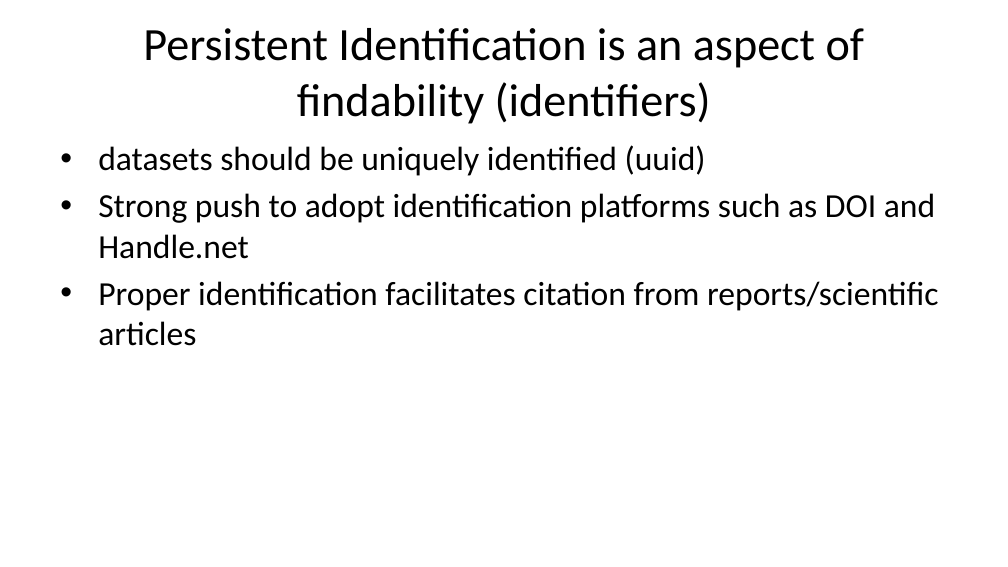
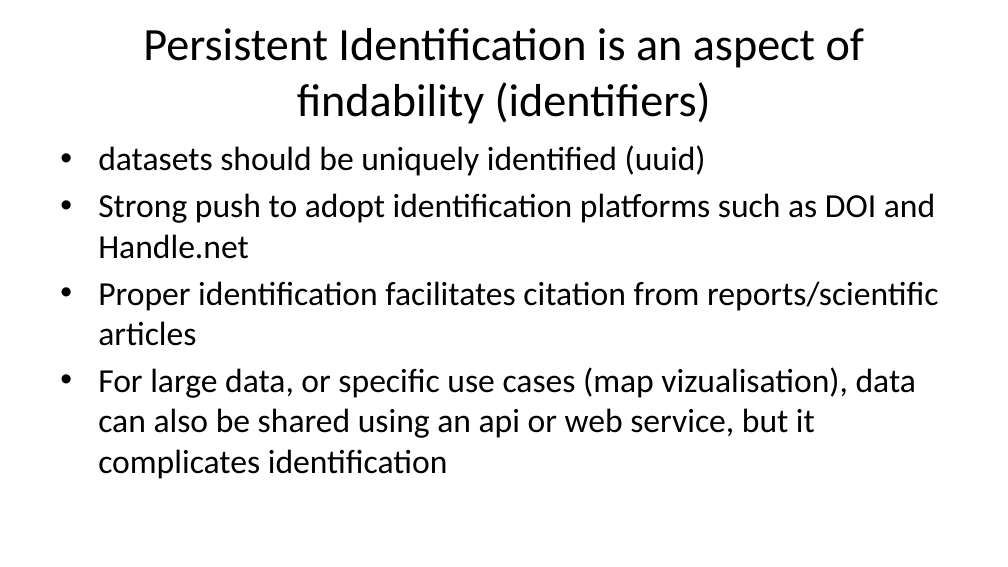
Before and after one commit to pvgenuchten/slides, a slide deck: slide 13 of slides/2026-soil-information-systems-for-decision-making-in-africa.pptx (slide 12 before the commit). Drawn at 1008x567 pixels with LibreOffice and Linux fonts; fonts in the diff are those of the drawing. Boxes give left, top, right and bottom in pixels: in the first picture for what was removed or moved away, otherwise in the second. Text is boxed around its words. In the diff, an @@ line names an element or a change of style, - is before the commit and + after.

```diff
--- a/slides/2026-soil-information-systems-for-decision-making-in-africa.pptx
+++ b/slides/2026-soil-information-systems-for-decision-making-in-africa.pptx
@@ text at box(98, 367, 916, 479): paragraph added @@
+• For large data, or specific use cases (map vizualisation), data can also be shared using an api or web service, but it complicates identification
```
Also in this commit, not shown: 9 other slides changed, 9 slides added, 3 slides removed, 13 other files.
